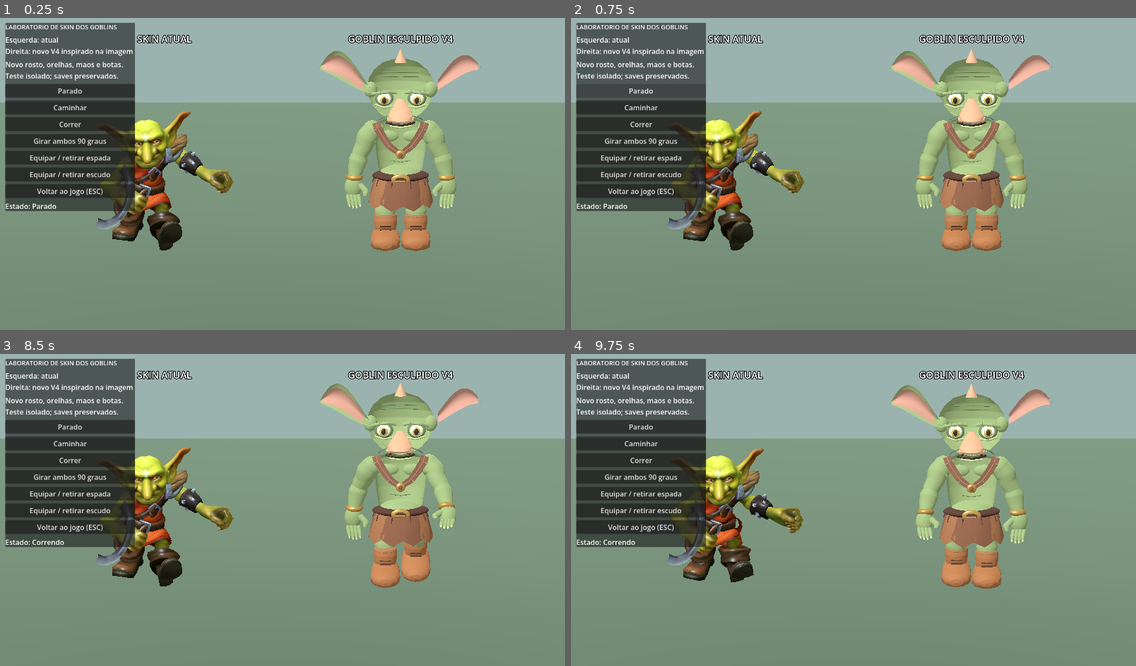
Above: before the commit, frames 1-4 (two rows, left to right).
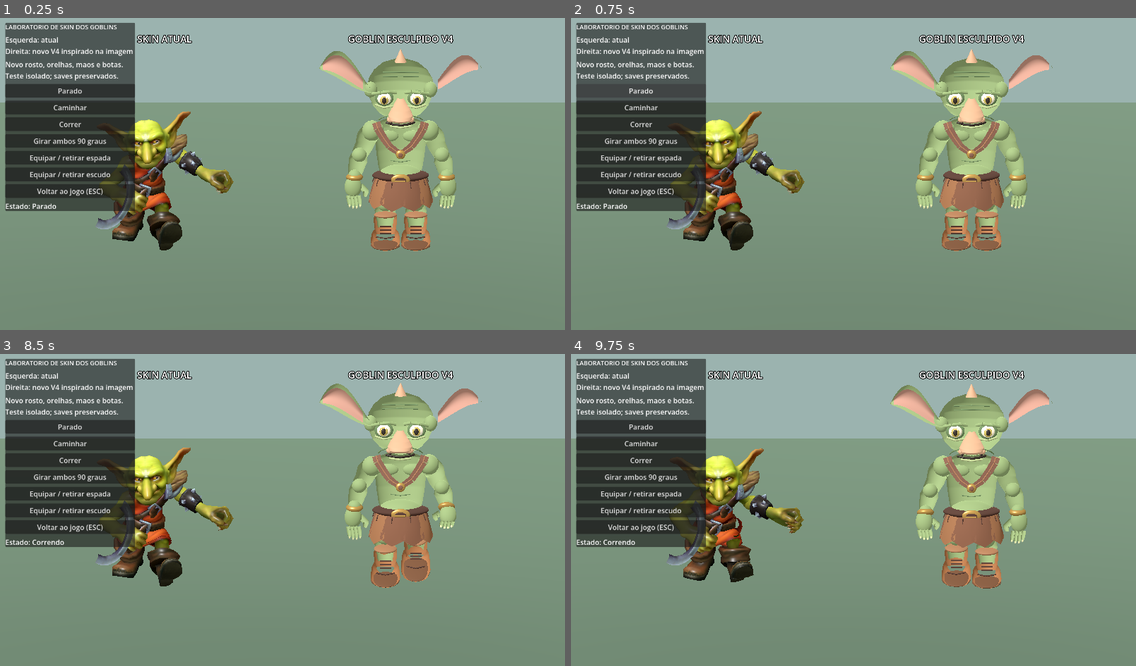
Above: after the commit, the same moments.

Repository: clebertressi88/clareira-dos-goblins
Game: Godot game, scene res://experimentos/goblin_skin_teste.tscn
Two runs of this game, one before a commit and one after it. Both use one fixed random seed, a clock stepped at 60 frames per second and the inputs below. This scene is started directly instead of the project's main scene.
Inputs (mouse positions are in pixels of both pictures, inside the frame that each line leads up to):
- Up to frame 1 (0.25 s): no input
- Up to frame 2 (0.75 s): click "Parado" at 0.5 s
- Up to frame 3 (8.5 s): click "Caminhar" at 1.25 s; tap Enter at 2, 2.1 s; move the mouse to (406, 491) at 2.02 s; hold D 2.03-2.75 s; click (406, 491) at 2.17 s; tap Space at 2.27, 2.57, 5.27, 5.57, 8.27 s; drag from (169, 522) to (254, 572) at 2.77 s; move the mouse to (339, 438) at 3.52 s; hold D 3.53-4.25 s; hold Shift 3.53-4.25 s; drag from (254, 572) to (113, 460) at 4.27 s; move the mouse to (452, 553) at 5.02 s; hold A 5.03-5.75 s; tap Q at 5.1 s; drag from (113, 460) to (197, 428) at 5.77 s; move the mouse to (310, 506) at 6.52 s; hold S 6.53-7.25 s; tap R at 6.6 s; click (310, 506) at 6.67 s; drag from (197, 428) to (169, 522) at 7.27 s; move the mouse to (406, 491) at 8.02 s; hold W from 8.03 s (still down); tap V at 8.1 s
- Up to frame 4 (9.75 s): tap Space at 8.57 s; release W at 8.75 s; drag from (740, 522) to (825, 572) at 8.77 s; move the mouse to (910, 438) at 9.52 s; hold S from 9.53 s (still down); tap 1 at 9.6 s

The runs differ from the first frame. In frame 1, 1.4% of the frame differs, in the area x 61-81%, y 34-75%; in frame 2, 1.4%; in frame 3, 1.4%; in frame 4, 1.5%, in the area x 61-81%, y 34-76%.

Commit message:
fix: corrigir normais externas de bracos, pernas e botas do goblin V4

Diff:
--- a/Projeto-Godot/experimentos/goblin_v4_body.gd
+++ b/Projeto-Godot/experimentos/goblin_v4_body.gd
@@ -50,7 +50,7 @@
 		for k in range(segments+1):
 			var phi:=TAU*float(k)/float(segments)
 			var radius: Vector2=radii_out[i]
-			var at:=center+normal*cos(phi)*radius.x+bitangent*sin(phi)*radius.y
+			var at:=center+normal*cos(phi)*radius.x-bitangent*sin(phi)*radius.y
 			points.append(at)
 	return FACE.smooth_mesh(points,segments+1,rows.size())
 
@@ -239,7 +239,7 @@
 		for k in range(cols):
 			var a:=TAU*float(k)/float(cols-1)
 			var at:=Vector3(x+cos(a)*profile.y,
-				profile.w+sin(a)*profile.z,
+				profile.w-sin(a)*profile.z,
 				profile.x)
 			points.append(at)
 	return FACE.smooth_mesh(points,cols,rows)
